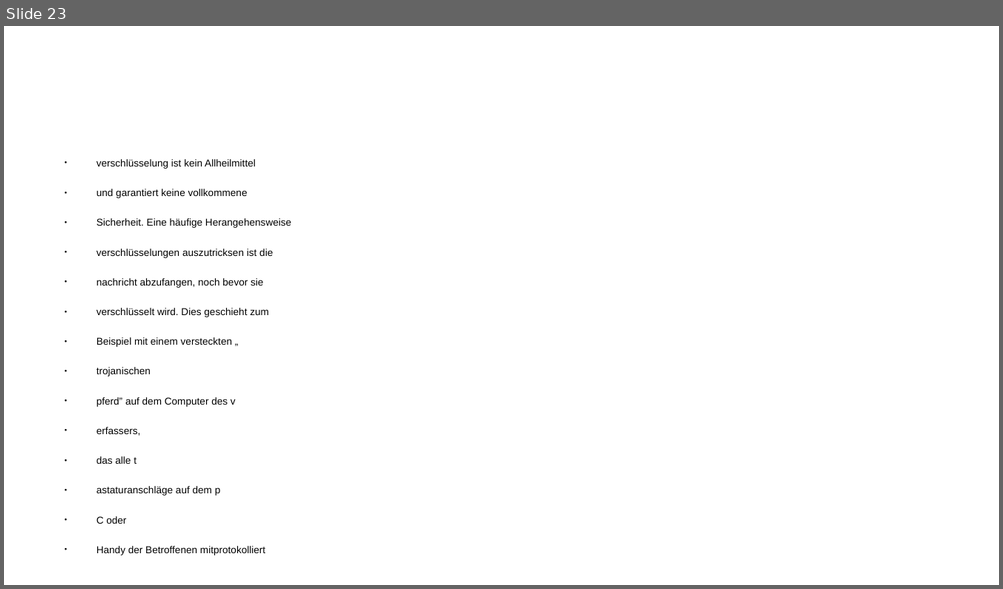
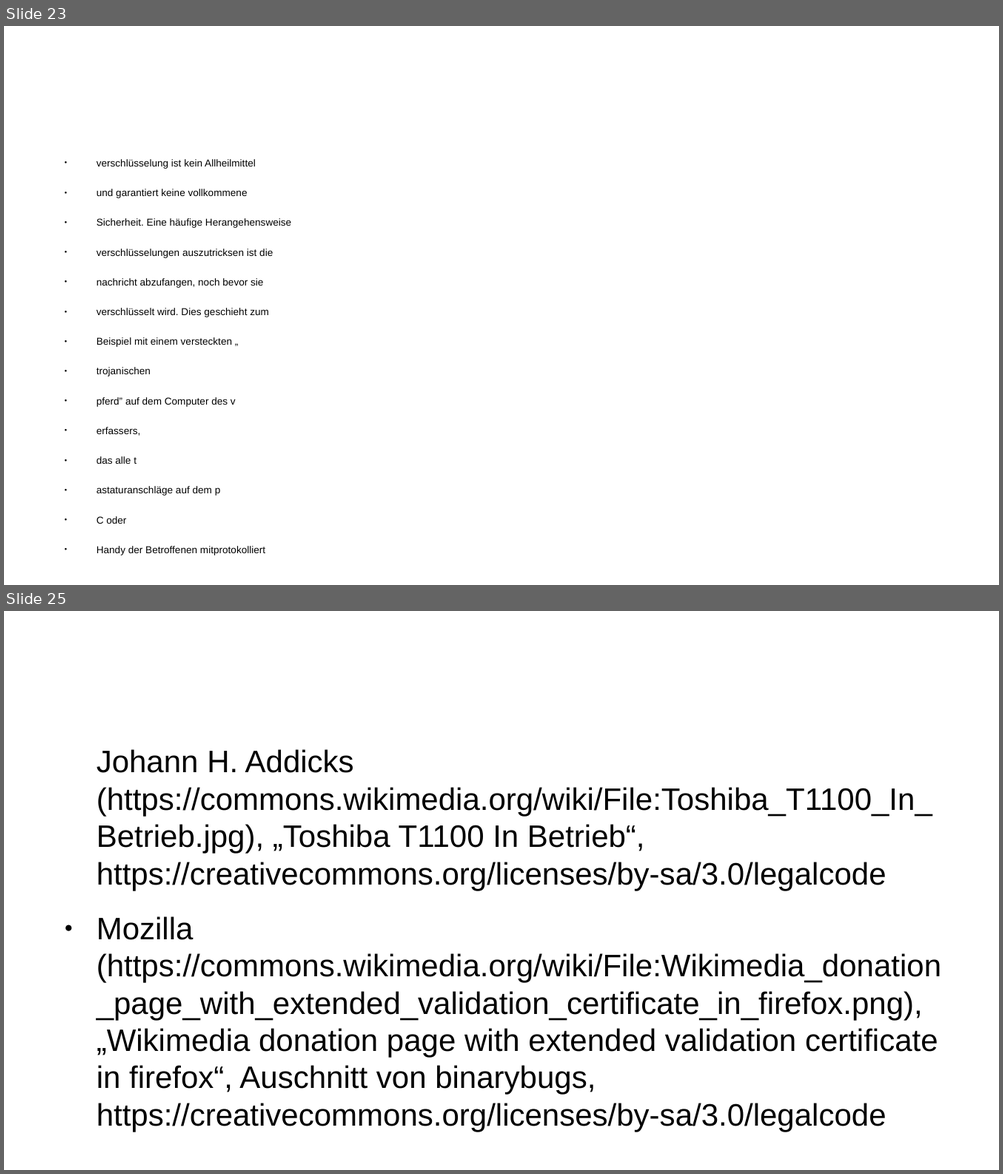
Before and after one commit to binary-bugs/mailVerschluesselung, a slide deck: präsi e-mail verschlüsselung.odp. Shown one above the other, each under a label of ours: slide 23 before the commit, slides 23 and 25 after it; the slides between them are not shown. The pictures are 1003x589 and 1003x1174 pixels, drawn with LibreOffice and Linux fonts; fonts in the diff are those of the drawing. Boxes give left, top, right and bottom in pixels: in the first picture for what was removed or moved away, otherwise in the second. Text is boxed around its words. In the diff, an @@ line names an element or a change of style, - is before the commit and + after.

```diff
--- a/präsi e-mail verschlüsselung.odp
+++ b/präsi e-mail verschlüsselung.odp
@@ slide 25 added at box(4, 611, 999, 1170), background #FFFFFF @@
@@ text added at box(96, 749, 941, 1132), 24.8 pt, text #000000 @@
+Johann H. Addicks (https://commons.wikimedia.org/wiki/File:Toshiba_T1100_In_Betrieb.jpg), „Toshiba T1100 In Betrieb“, https://creativecommons.org/licenses/by-sa/3.0/legalcode
+● Mozilla (https://commons.wikimedia.org/wiki/File:Wikimedia_donation_page_with_extended_validation_certificate_in_firefox.png), „Wikimedia donation page with extended validation certificate in firefox“, Auschnitt von binarybugs, https://creativecommons.org/licenses/by-sa/3.0/legalcode
```
Also in this commit, not shown: 1 slide changed, 1 other slide added, 2 other files.
